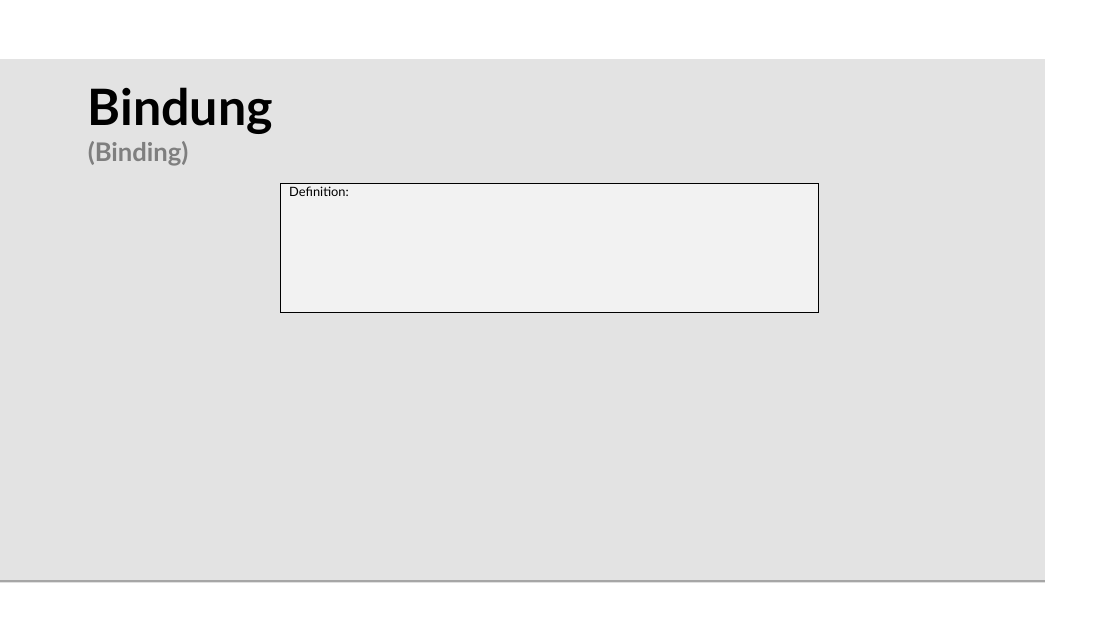
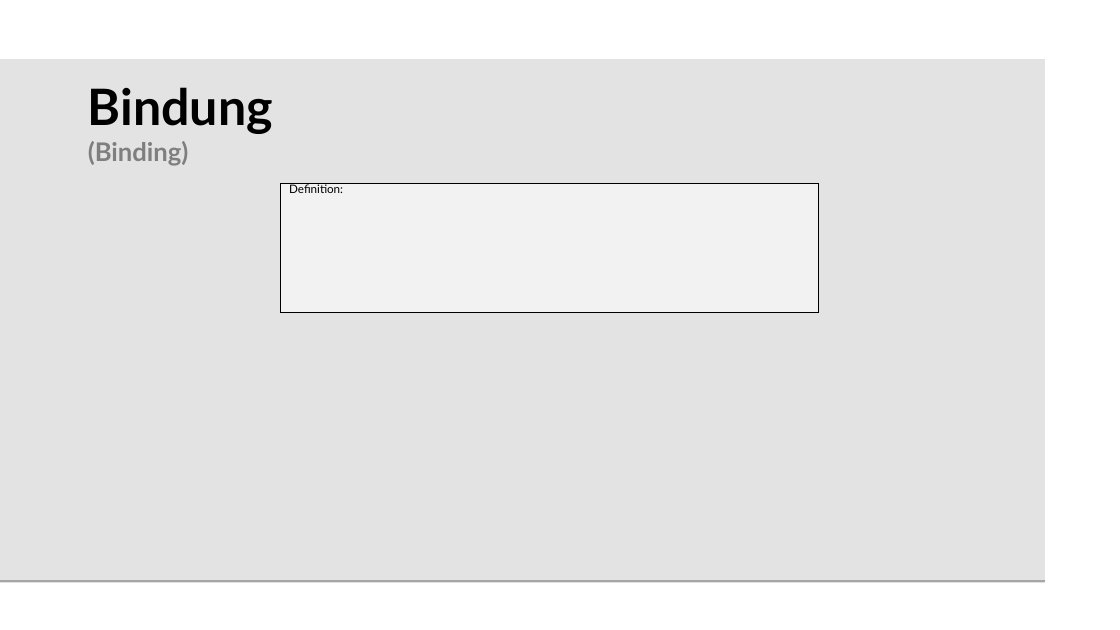
Before and after one commit to beLipinski/HW2, a slide deck: slide 9 of Presentation/Sharing and Binding for General Circuits.odp. Drawn at 1120x630 pixels with LibreOffice and Linux fonts; fonts in the diff are those of the drawing; background and template pictures are left out. Boxes give left, top, right and bottom in pixels: in the first picture for what was removed or moved away, otherwise in the second. Text is boxed around its words. In the diff, an @@ line names an element or a change of style, - is before the commit and + after.

```diff
--- a/Presentation/Sharing and Binding for General Circuits.odp
+++ b/Presentation/Sharing and Binding for General Circuits.odp
@@ text "Definition:" at bbox=[281, 183, 818, 313]: size 11 to 10 pt; line spacing 0.7 to 0.5 @@
```
Also in this commit, not shown: 15 other slides changed, 3 slides added, 2 slides removed.
